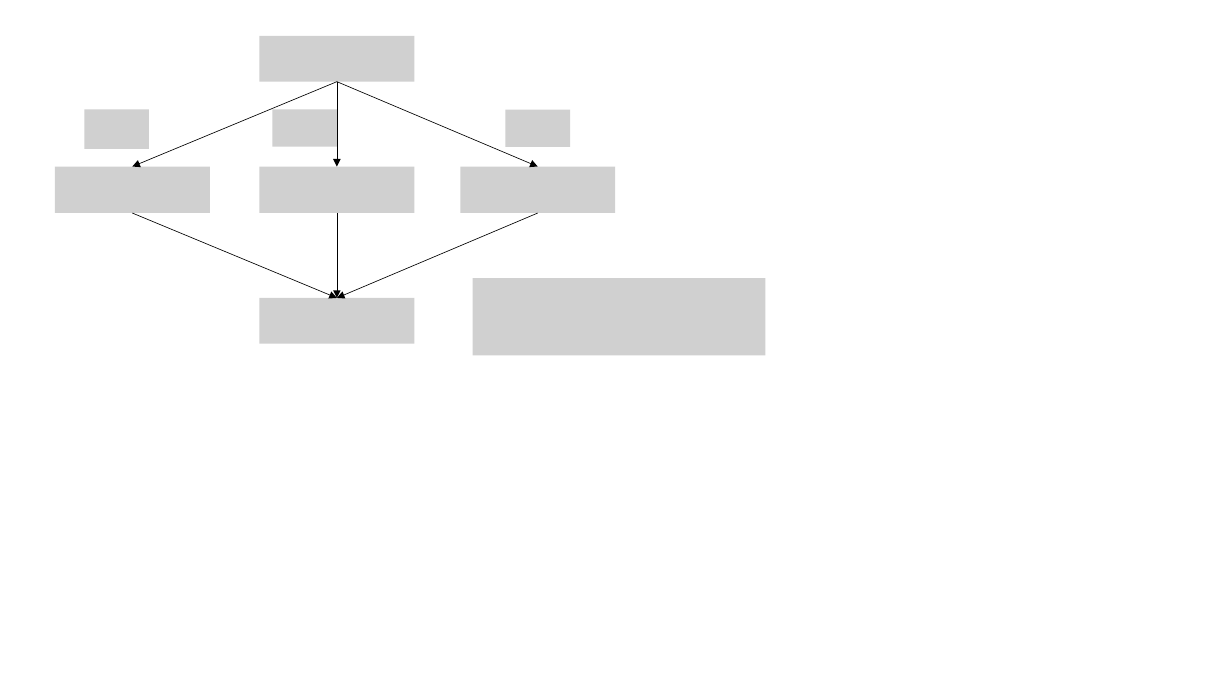
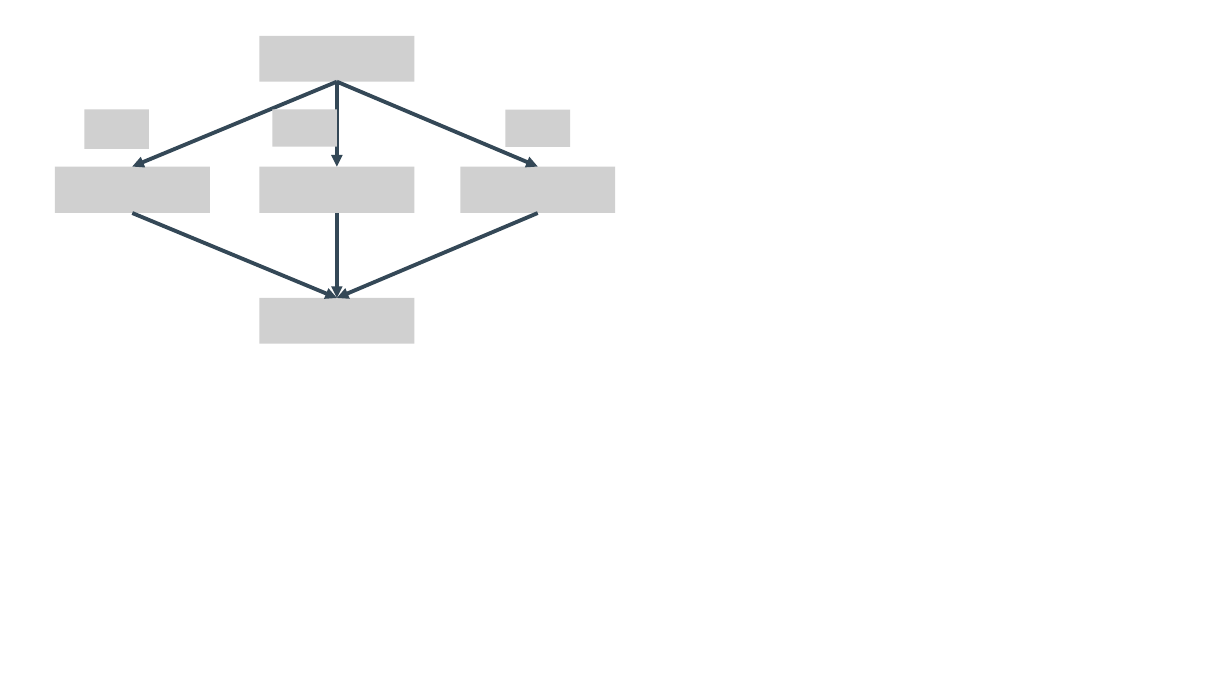
Before and after one commit to aeio6646/website, a slide deck: slide 3 of ML_note/Figure.pptx. Drawn at 1232x693 pixels with LibreOffice and Linux fonts; fonts in the diff are those of the drawing; grey boxes stand for pictures. Boxes give left, top, right and bottom in pixels: in the first picture for what was removed or moved away, otherwise in the second. Text is boxed around its words. In the diff, an @@ line names an element or a change of style, - is before the commit and + after.

```diff
--- a/ML_note/Figure.pptx
+++ b/ML_note/Figure.pptx
@@ arrow (337, 81) - (132, 166): stroke #000000 0.5 pt to #344857 3 pt @@
@@ arrow (337, 81) - (337, 166): stroke #000000 0.5 pt to #344857 3 pt @@
@@ arrow (337, 81) - (538, 166): stroke #000000 0.5 pt to #344857 3 pt @@
@@ arrow (132, 213) - (337, 298): stroke #000000 0.5 pt to #344857 3 pt @@
@@ arrow (337, 213) - (337, 298): stroke #000000 0.5 pt to #344857 3 pt @@
@@ arrow (538, 213) - (337, 298): stroke #000000 0.5 pt to #344857 3 pt @@
@@ picture removed at bbox=[473, 278, 766, 356] @@
```
Also in this commit, not shown: 2 other slides changed, 3 slides added, 1 slide removed, 11 other files.
